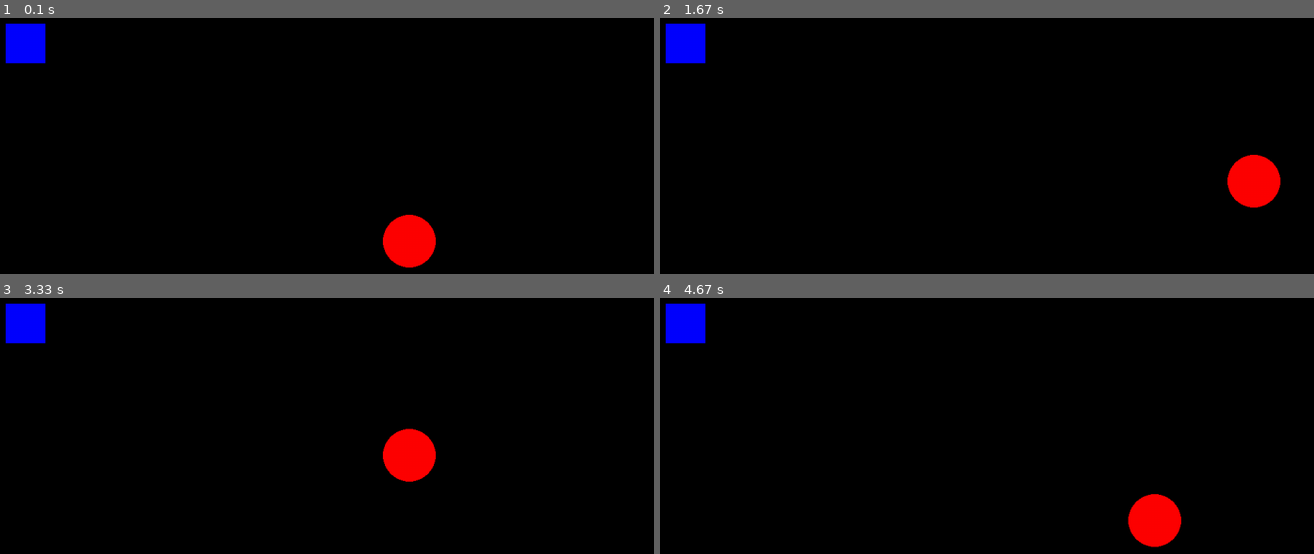
Above: before the commit, frames 1-4 (two rows, left to right).
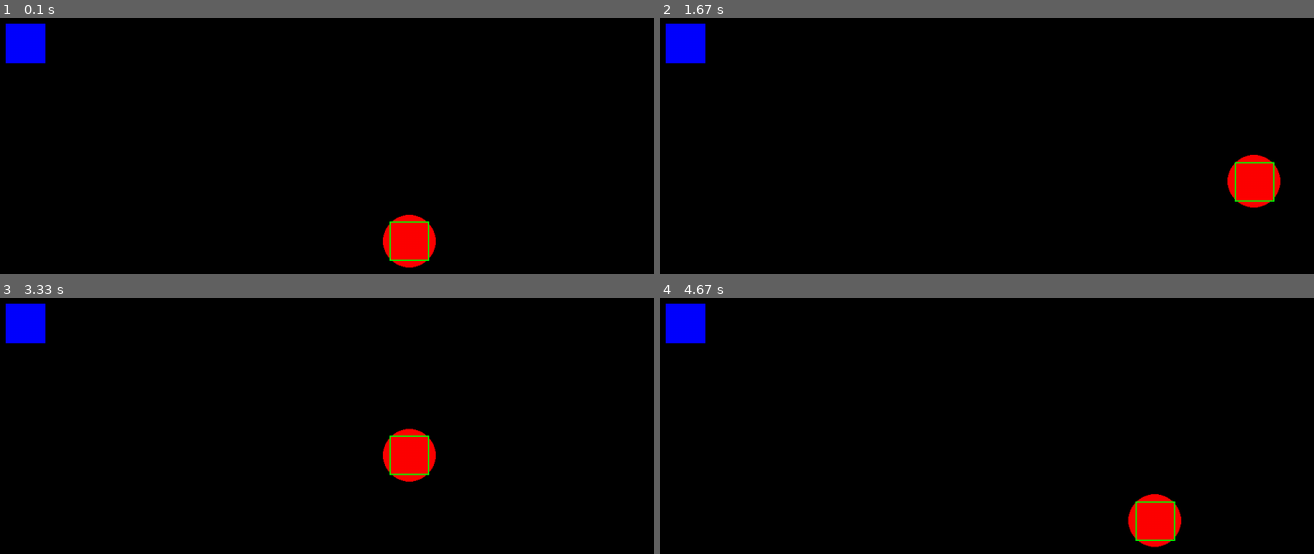
Above: after the commit, the same moments.

Repository: guadalupeti/pygame-vacation-project
Game: pygame game, started from main.py
The game is run twice, just before and just after one commit, with the same random seed, the same clock (stepped at 60 frames per second) and the same inputs.
Inputs:
- Up to frame 1 (0.1 s): no input
- Up to frame 2 (1.67 s): hold D 0.33-0.8 s; hold W 0.83-1.13 s; hold D 1.17-1.63 s
- Up to frame 3 (3.33 s): hold A 1.67-2.2 s; hold S 2.23-2.53 s; hold A 2.57-2.97 s; hold W from 3 s (still down)
- Up to frame 4 (4.67 s): release W at 3.37 s; hold D 3.4-4.03 s; hold S 4.07-4.43 s; hold A from 4.47 s (still down)

The runs differ from the first frame. In frame 1, 0.2% of the frame differs, in the area x 59-66%, y 79-95%; in frame 2, 0.2%, in the area x 87-94%, y 56-72%; in frame 3, 0.2%; in frame 4, 0.2%.

Commit message:
modularizing movement

Diff:
--- a/main.py
+++ b/main.py
@@ -1,6 +1,7 @@
 import pygame
 import sys
 from character import *
+from movement import *
 
 # to-do
 # modularizzar codigo de movimentação
@@ -25,40 +26,20 @@
             running = False
             sys.exit()
 
-    key = pygame.key.get_pressed()
-    movement = pygame.Vector2(0,0)
-
-    if key[pygame.K_w]:
-        movement.y -= 300*dt
-    if key[pygame.K_s]:
-        movement.y += 300*dt
-    if key[pygame.K_d]:
-        movement.x += 300*dt
-    if key[pygame.K_a]:
-        movement.x -= 300*dt
-
-    new_pos = player_pos + movement
-
-    player_rect.center = (player_pos.x + movement.x, player_pos.y)
-
-    if not player_rect.colliderect(rect):
-        player_pos.x = new_pos.x
-
-    player_rect.center = (player_pos.x, player_pos.y + movement.y)
-    if not player_rect.colliderect(rect):
-        player_pos.y = new_pos.y
 
 
-    player_rect.center = player_pos
 
+    dt = clock.tick(60)/1000
+    playerMovement(player_rect, rect, player_pos, dt)
+
+    screen.fill('black')
+
+    drawCharacter(screen, player_pos)
+    drawObj(screen, rect)
     drawDebugSquare(screen, player_rect)
 
+    pygame.display.flip()
 
-    screen.fill('black')
-    drawCharacter(screen, player_pos)
-    drawObj(screen, rect)
-    pygame.display.flip()
-    dt = clock.tick(60)/1000
 
 
 
--- /dev/null
+++ b/movement.py
@@ -0,0 +1,28 @@
+import pygame
+
+def playerMovement(player_rect, rect, player_pos, dt):
+    key = pygame.key.get_pressed()
+    movement = pygame.Vector2(0,0)
+
+    if key[pygame.K_w]:
+        movement.y -= 300*dt
+    if key[pygame.K_s]:
+        movement.y += 300*dt
+    if key[pygame.K_d]:
+        movement.x += 300*dt
+    if key[pygame.K_a]:
+        movement.x -= 300*dt
+
+    new_pos = player_pos + movement
+
+    player_rect.center = (player_pos.x + movement.x, player_pos.y)
+
+    if not player_rect.colliderect(rect):
+        player_pos.x = new_pos.x
+
+    player_rect.center = (player_pos.x, player_pos.y + movement.y)
+    if not player_rect.colliderect(rect):
+        player_pos.y = new_pos.y
+
+
+    player_rect.center = player_pos
